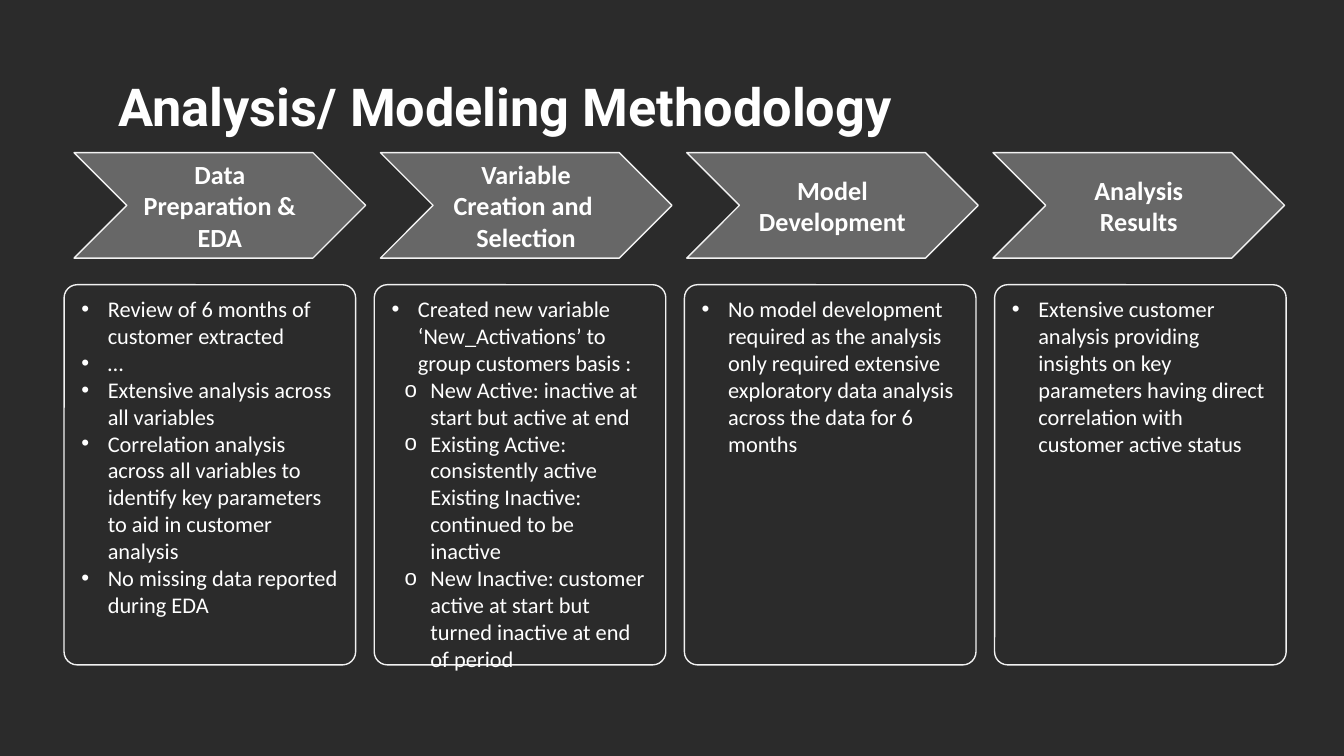
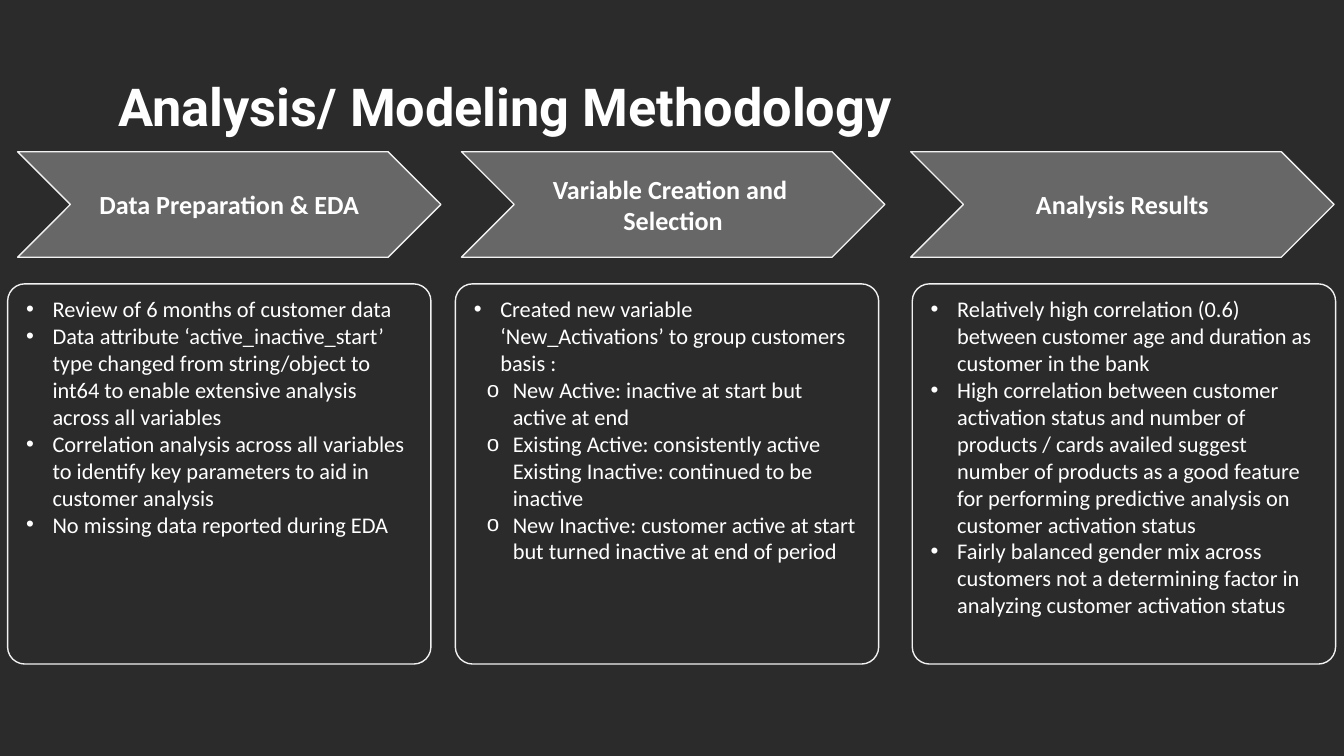
Before and after one commit to ArijitDana/Customer_Retention_Analysis, a slide deck: slide 3 of Customer_Retention_Analysis.pptx. Drawn at 1344x756 pixels with LibreOffice and Linux fonts; fonts in the diff are those of the drawing; background and template pictures are left out; a plain dark background stands for a picture behind light text. Boxes give left, top, right and bottom in pixels: in the first picture for what was removed or moved away, otherwise in the second. Text is boxed around its words. In the diff, an @@ line names an element or a change of style, - is before the commit and + after.

Commit message:
Add files via upload
Revised PPT

```diff
--- a/Customer_Retention_Analysis.pptx
+++ b/Customer_Retention_Analysis.pptx
@@ chevron "Data Preparation & EDA": place and size @@
-chevron "Data Preparation & EDA" at <box>74,153,366,258</box>
+chevron "Data Preparation & EDA" at <box>17,152,441,257</box>
@@ chevron "Variable Creation and Selection": place and size @@
-chevron "Variable Creation and Selection" at <box>380,153,672,258</box>
+chevron "Variable Creation and Selection" at <box>461,152,884,257</box>
@@ chevron removed at <box>687,153,978,258</box> @@
-Model Development
@@ chevron "Analysis Results": place and size @@
-chevron "Analysis Results" at <box>993,153,1285,258</box>
+chevron "Analysis Results" at <box>911,152,1335,257</box>
@@ rounded rectangle "Review of 6 months of ...": place and size @@
-rounded rectangle "Review of 6 months of ..." at <box>65,285,356,665</box>
+rounded rectangle "Review of 6 months of ..." at <box>8,284,431,664</box>
@@ rounded rectangle "Created new variable ‘New_Activations’ to ...": place and size @@
-rounded rectangle "Created new variable ‘New_Activations’ to ..." at <box>375,285,667,665</box>
+rounded rectangle "Created new variable ‘New_Activations’ to ..." at <box>456,284,879,664</box>
@@ rounded rectangle removed at <box>684,285,976,665</box> @@
-• No model development required as the analysis only required extensive exploratory data analysis across the data for 6 months
@@ rounded rectangle "Relatively high correlation (0.6) between ...": place and size @@
-rounded rectangle "Relatively high correlation (0.6) between ..." at <box>995,285,1286,665</box>
+rounded rectangle "Relatively high correlation (0.6) between ..." at <box>913,284,1336,664</box>
@@ text in rounded rectangle at <box>53,301,391,425</box>: text changed @@
-• Review of 6 months of customer extracted
-• …
-• Extensive analysis across all variables
+• Review of 6 months of customer data
+• Data attribute ‘active_inactive_start’ type changed from string/object to int64 to enable extensive analysis across all variables
@@ text in rounded rectangle at <box>957,301,1311,617</box>: text changed @@
-• Extensive customer analysis providing insights on key parameters having direct correlation with customer active status
+• Relatively high correlation (0.6) between customer age and duration as customer in the bank
+• High correlation between customer activation status and number of products / cards availed suggest number of products as a good feature for performing predictive analysis on customer activation status
+• Fairly balanced gender mix across customers not a determining factor in analyzing customer activation status
```
Also in this commit, not shown: 1 other slide changed, 3 slides added, 1 slide removed.
